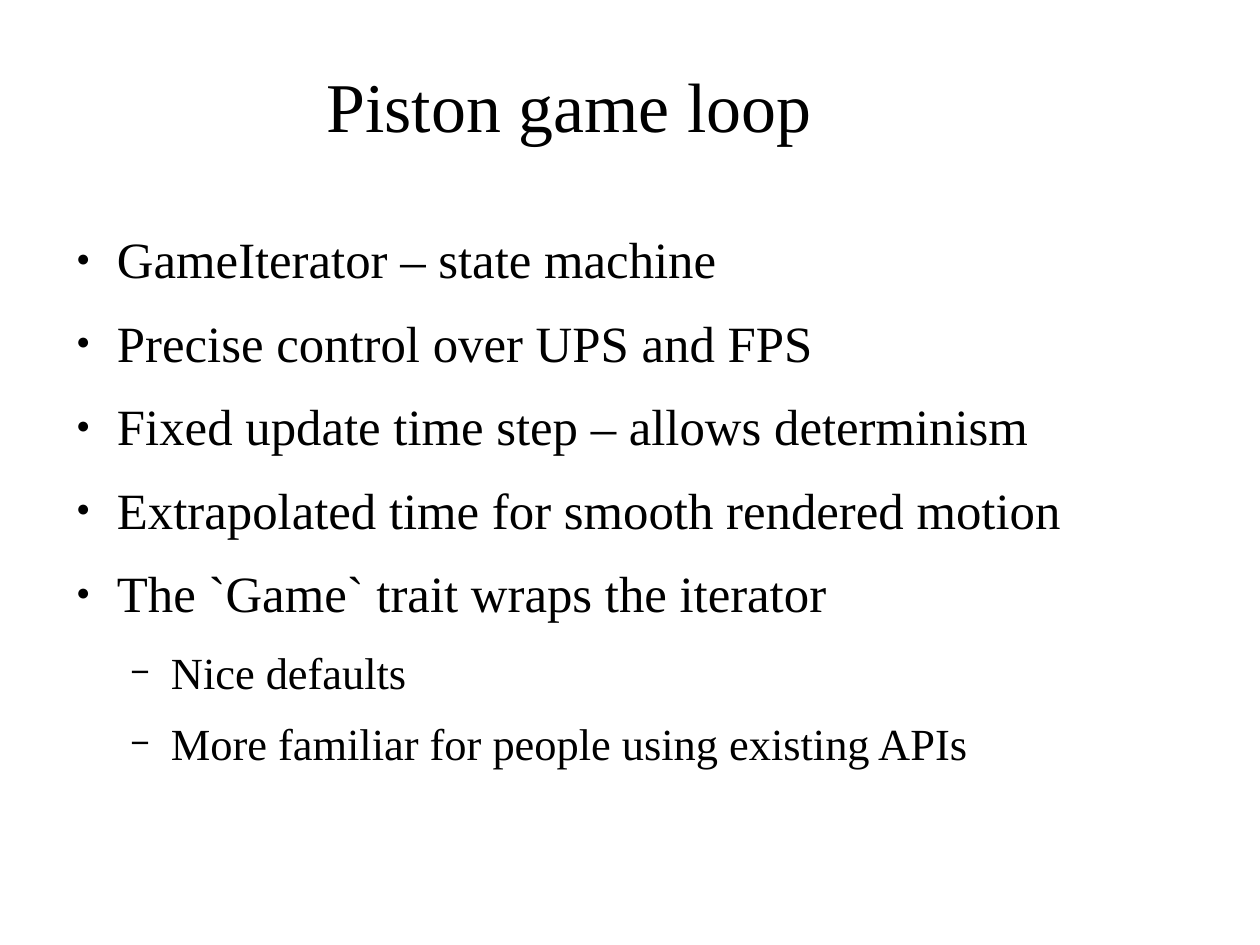
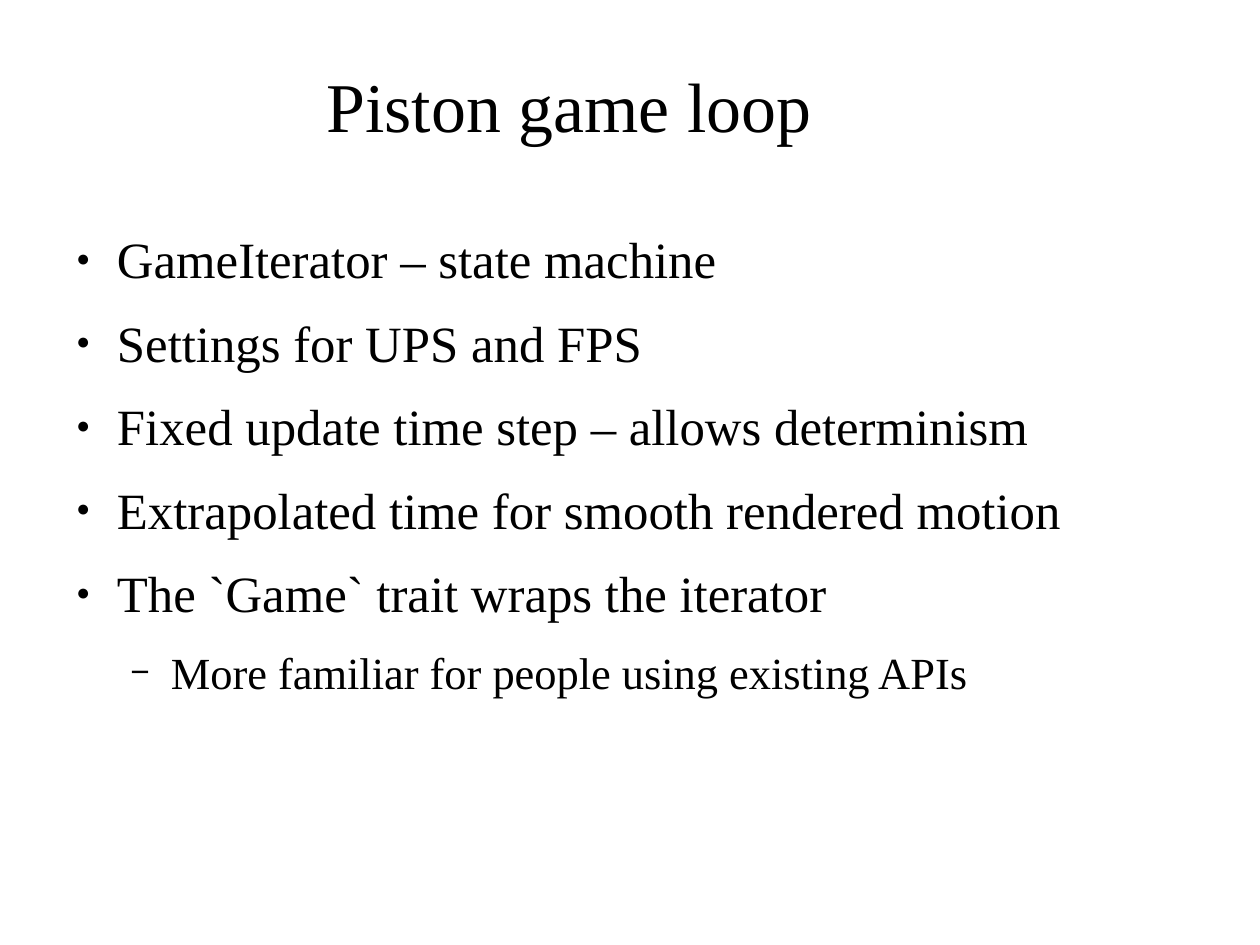
Before and after one commit to PistonDevelopers/piston, a slide deck: slide 7 of learning materials/impl Game for App.odp. Drawn at 1260x945 pixels with LibreOffice and Linux fonts; fonts in the diff are those of the drawing; background and template pictures are left out. Boxes give left, top, right and bottom in pixels: in the first picture for what was removed or moved away, otherwise in the second. Text is boxed around its words. In the diff, an @@ line names an element or a change of style, - is before the commit and + after.

```diff
--- a/learning materials/impl Game for App.odp
+++ b/learning materials/impl Game for App.odp
@@ text at box(117, 326, 642, 372): text changed @@
-● Precise control over UPS and FPS
+● Settings for UPS and FPS
@@ text at box(171, 657, 406, 690): paragraph removed @@
-  − Nice defaults
```
Also in this commit, not shown: 3 other slides changed, 1 other file.
